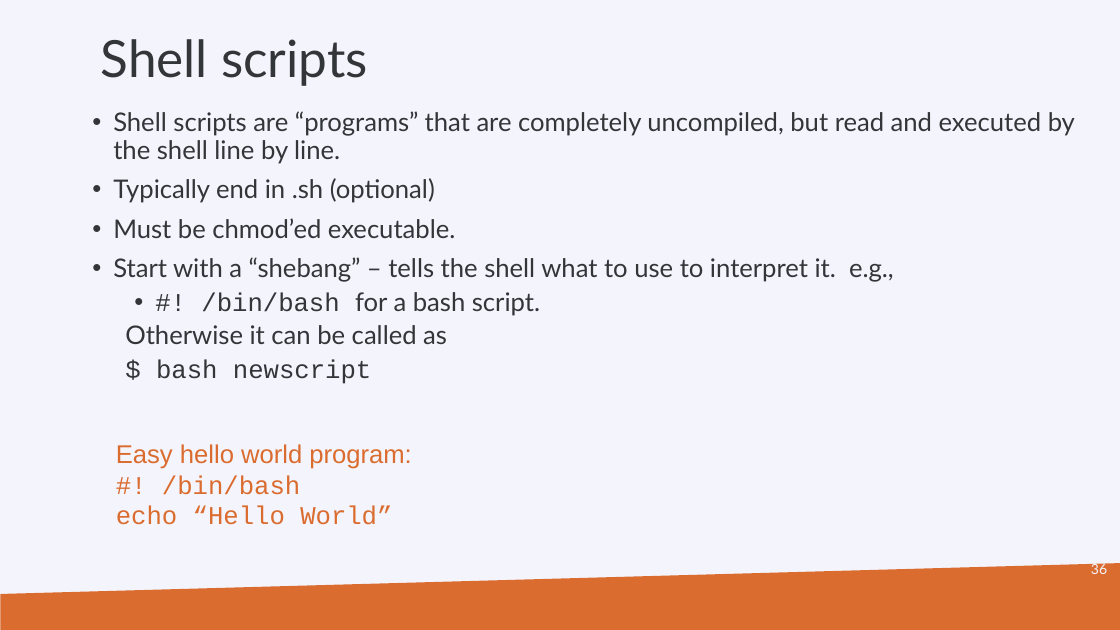
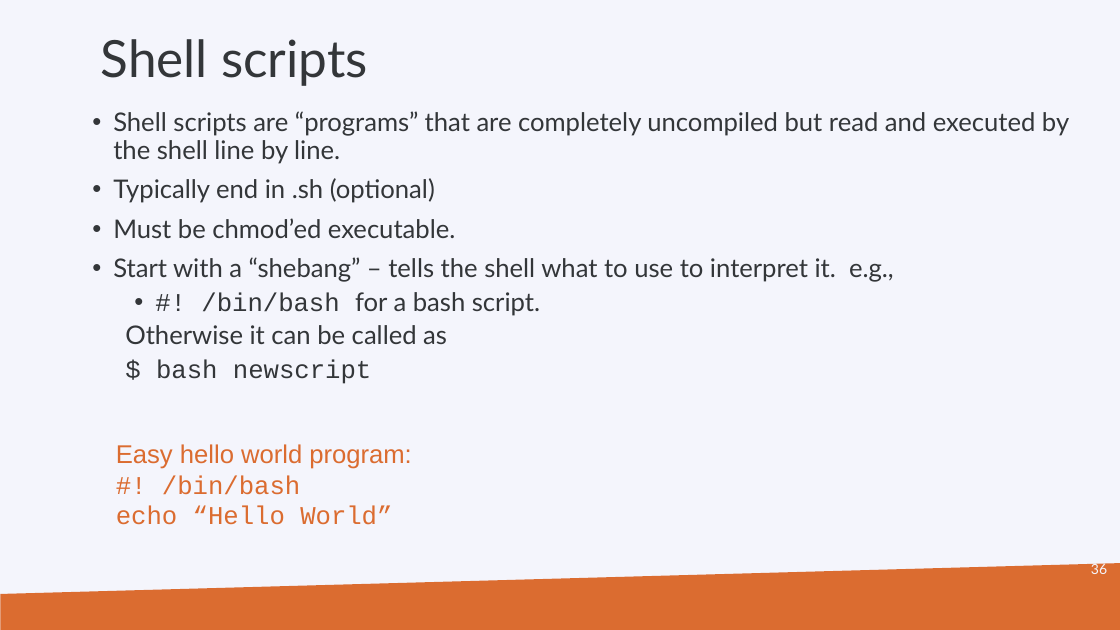
Before and after one commit to hpcleuven/Linux-scripting, a slide deck: slide 36 of Linux-scripting.pptx. Drawn at 1120x630 pixels with LibreOffice and Linux fonts; fonts in the diff are those of the drawing; background and template pictures are left out. Boxes give left, top, right and bottom in pixels: in the first picture for what was removed or moved away, otherwise in the second. Text is boxed around its words. In the diff, an @@ line names an element or a change of style, - is before the commit and + after.

```diff
--- a/Linux-scripting.pptx
+++ b/Linux-scripting.pptx
@@ text at <box>113,111,1069,164</box>: text changed @@
-• Shell scripts are “programs” that are completely uncompiled, but read and executed by the shell line by line.
+• Shell scripts are “programs” that are completely uncompiled but read and executed by the shell line by line.
```
Also in this commit, not shown: 9 other slides changed, 1 other file.
